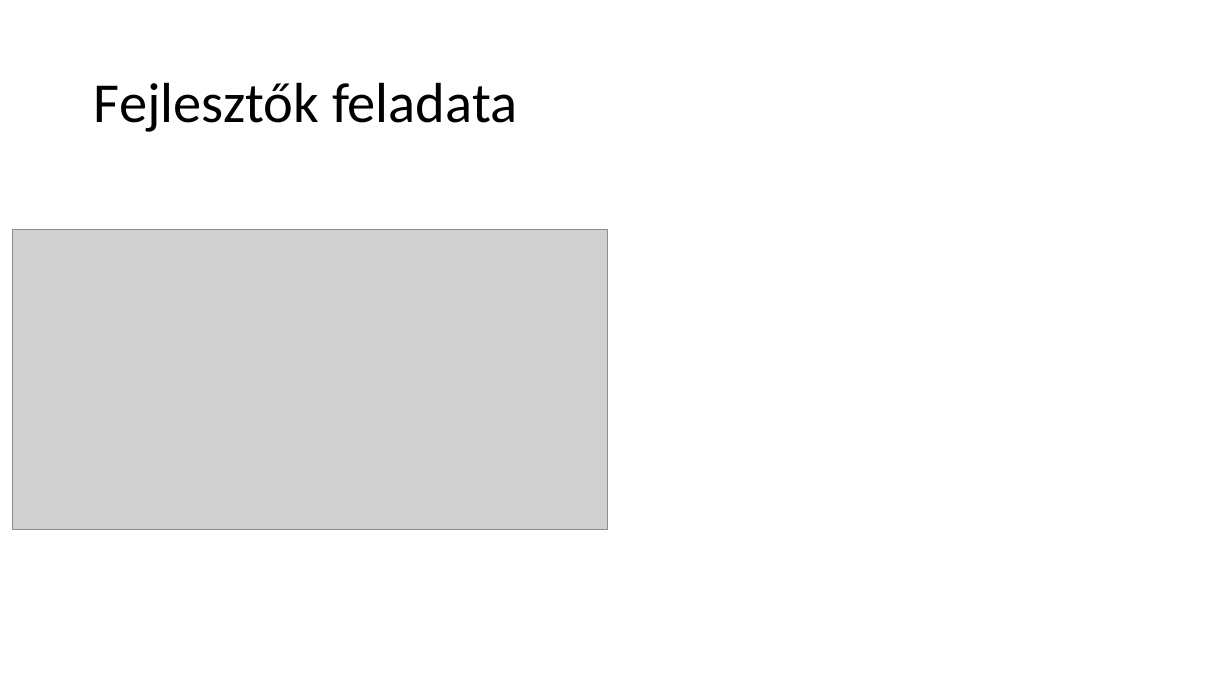
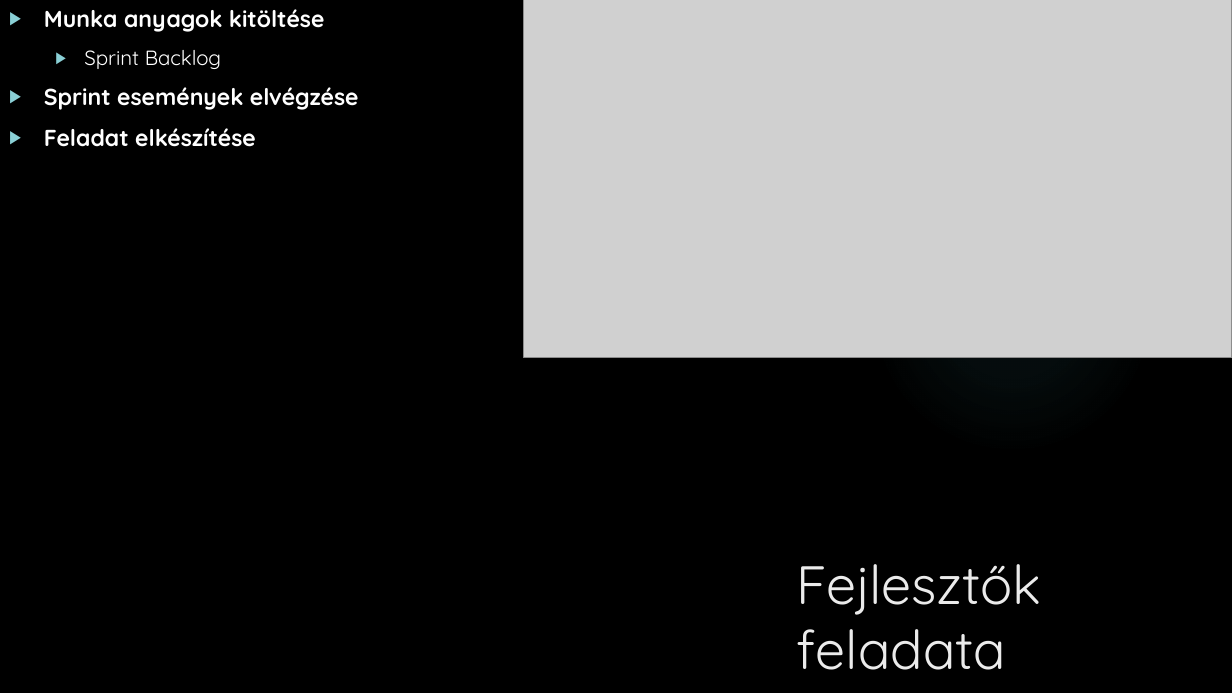
Before and after one commit to MrErik402/PPT, a slide deck: slide 5 of IKT Projekt feladat.pptx. Drawn at 1232x693 pixels with LibreOffice and Linux fonts; fonts in the diff are those of the drawing; grey boxes stand for pictures; background and template pictures are left out. Boxes give left, top, right and bottom in pixels: in the first picture for what was removed or moved away, otherwise in the second. Text is boxed around its words. In the diff, an @@ line names an element or a change of style, - is before the commit and + after.

Commit message:
PPT
Szövegek beillesztése, feladatok kitöltése, és megállapítása annak, hogy már kevés dolog hiányzik a teljesen kész projekthez.

```diff
--- a/IKT Projekt feladat.pptx
+++ b/IKT Projekt feladat.pptx
@@ background #FFFFFF to picture (left out) @@
@@ text added at box(44, 9, 359, 147), 18 pt, text #FFFFFF, bold @@
+▶ Munka anyagok kitöltése
+  ▶ Sprint Backlog
+▶ Sprint események elvégzése
+▶ Feladat elkészítése
@@ picture: place and size @@
-picture at box(13, 230, 607, 531)
+picture at box(524, 0, 1232, 358)
@@ rectangle added at box(1055, 0, 1124, 116), fill #B01513 @@
@@ ellipse added at box(870, 169, 1154, 454), fill gradient #50B9C1 @@
@@ title "Fejlesztők feladata": place and size @@
-title "Fejlesztők feladata" at box(94, 82, 517, 132)
+title "Fejlesztők feladata" at box(797, 564, 1042, 670)
@@ title "Fejlesztők feladata" at box(797, 564, 1042, 670): size 44 to 42 pt, font Calibri to Quicksand, text colour #000000 to #EBEBEB; line spacing 0.9 to 1; vertical alignment middle to top @@
```
Also in this commit, not shown: 8 other slides changed, 1 slide added, 1 slide removed.
